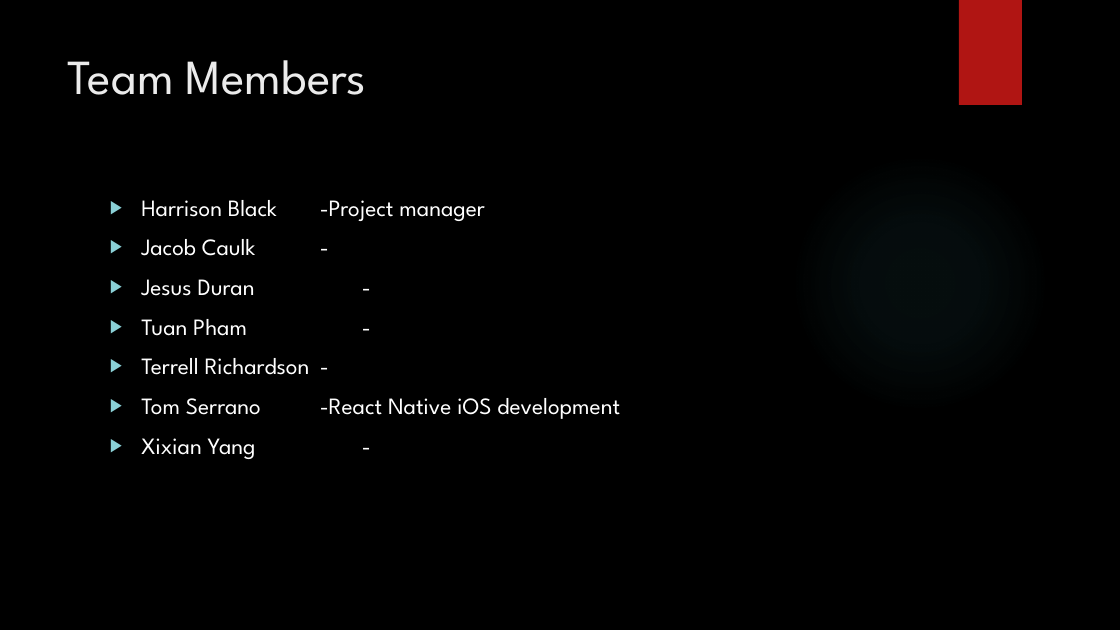
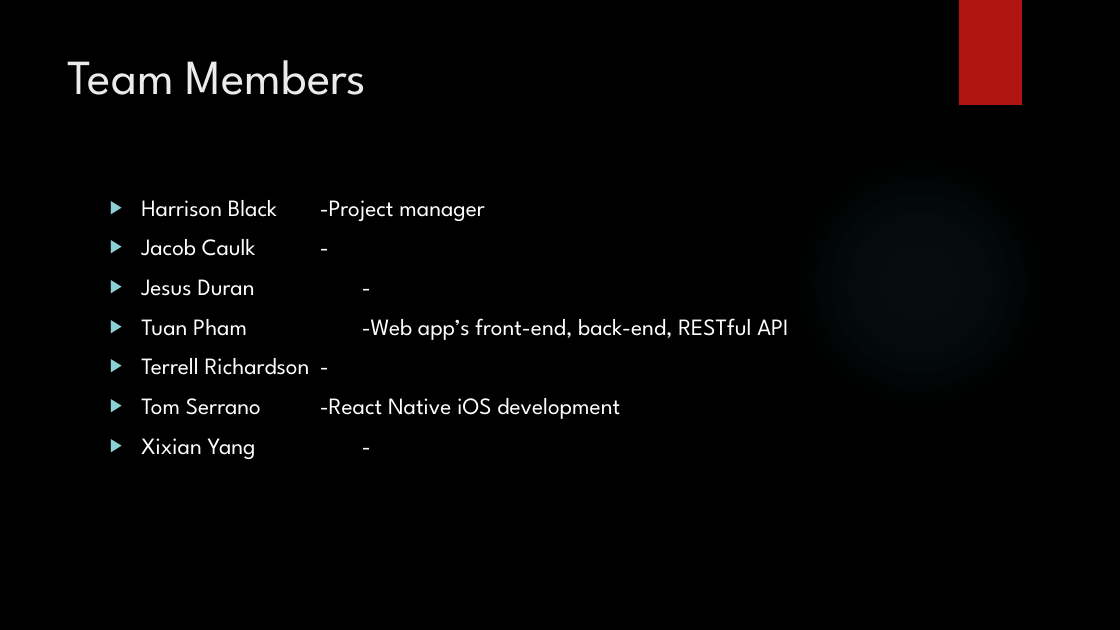
Before and after one commit to Visteus/Shopping-Manager, a slide deck: slide 2 of BudgetBuddy(final).pptx. Drawn at 1120x630 pixels with LibreOffice and Linux fonts; fonts in the diff are those of the drawing; background and template pictures are left out. Boxes give left, top, right and bottom in pixels: in the first picture for what was removed or moved away, otherwise in the second. Text is boxed around its words. In the diff, an @@ line names an element or a change of style, - is before the commit and + after.

Commit message:
add tuan's slides

```diff
--- a/BudgetBuddy(final).pptx
+++ b/BudgetBuddy(final).pptx
@@ text at box(141, 318, 788, 340): text changed @@
-▶ Tuan Pham -
+▶ Tuan Pham -Web app’s front-end, back-end, RESTful API
```
Also in this commit, not shown: 1 other slide changed.
